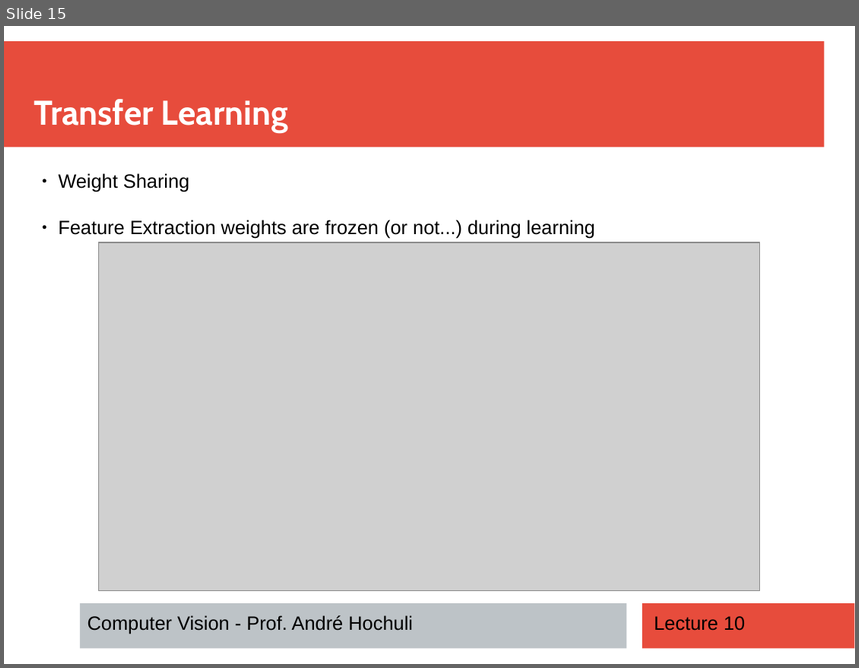
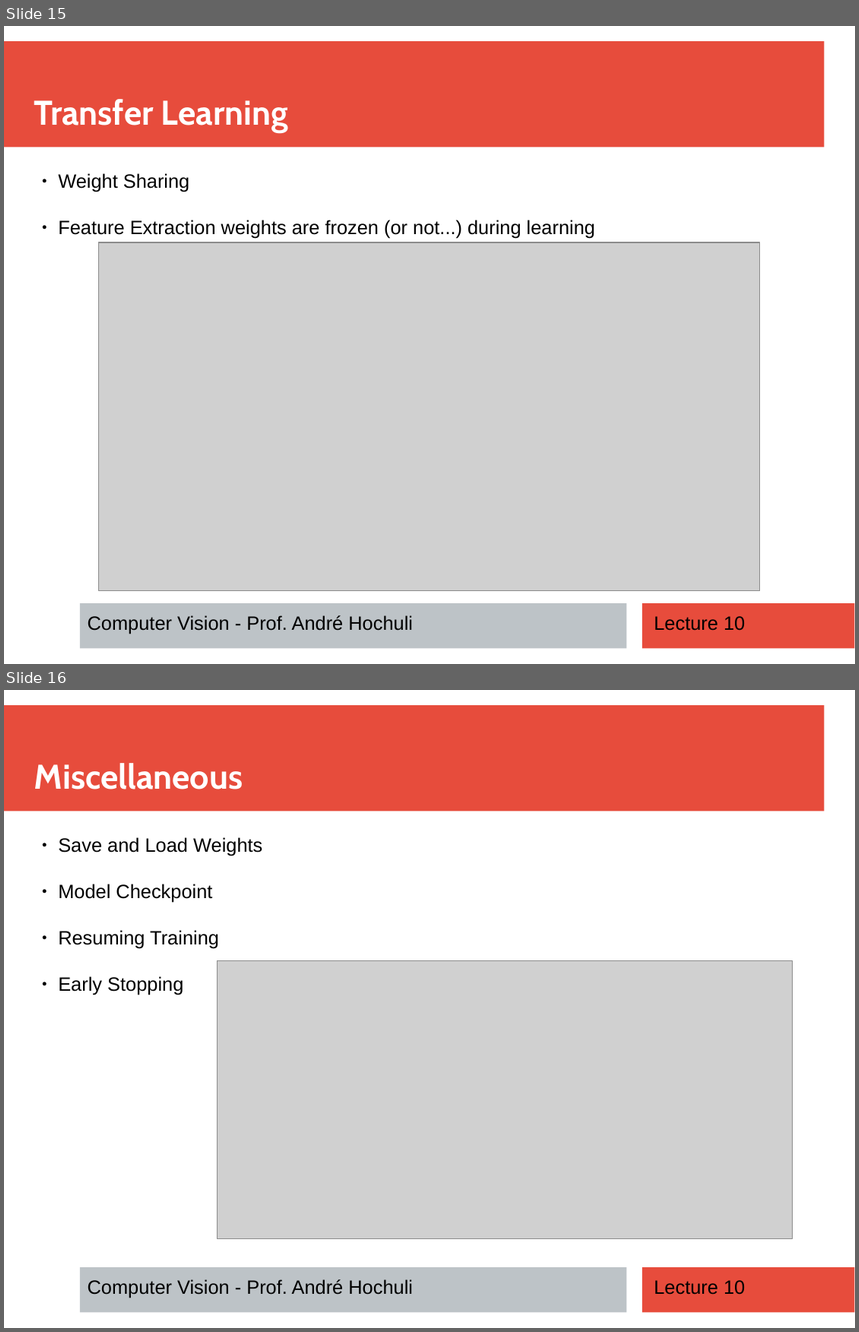
Before and after one commit to andrehochuli/teaching, a slide deck: ComputerVision/Lecture 07 - CNN Implementation/Lecture 07 -CNN Architecture.pptx. Shown one above the other, each under a label of ours: slide 15 before the commit, slides 15 and 16 after it. The pictures are 859x668 and 859x1332 pixels, drawn with LibreOffice and Linux fonts; fonts in the diff are those of the drawing; grey boxes stand for pictures. Boxes give left, top, right and bottom in pixels: in the first picture for what was removed or moved away, otherwise in the second. Text is boxed around its words. In the diff, an @@ line names an element or a change of style, - is before the commit and + after.

```diff
--- a/ComputerVision/Lecture 07 - CNN Implementation/Lecture 07 -CNN Architecture.pptx
+++ b/ComputerVision/Lecture 07 - CNN Implementation/Lecture 07 -CNN Architecture.pptx
@@ slide 16 added at (4, 690, 855, 1328), background #FFFFFF; not listed: 3 template elements that a slide beside it also shows @@
@@ text added at (34, 763, 243, 790), 32 pt, text #FFFFFF, bold @@
+Miscellaneous
@@ text added at (58, 837, 262, 996), 18 pt, text #000000 @@
+● Save and Load Weights
+● Model Checkpoint
+● Resuming Training
+● Early Stopping
@@ picture added at (218, 961, 794, 1239) @@
@@ text added at (88, 1280, 413, 1299), 18 pt, text #000000 @@
+Computer Vision - Prof. André Hochuli
@@ text added at (654, 1281, 745, 1295), 18 pt, text #000000 @@
+Lecture 10
```
Also in this commit, not shown: 4 slides changed, 1 other file.
